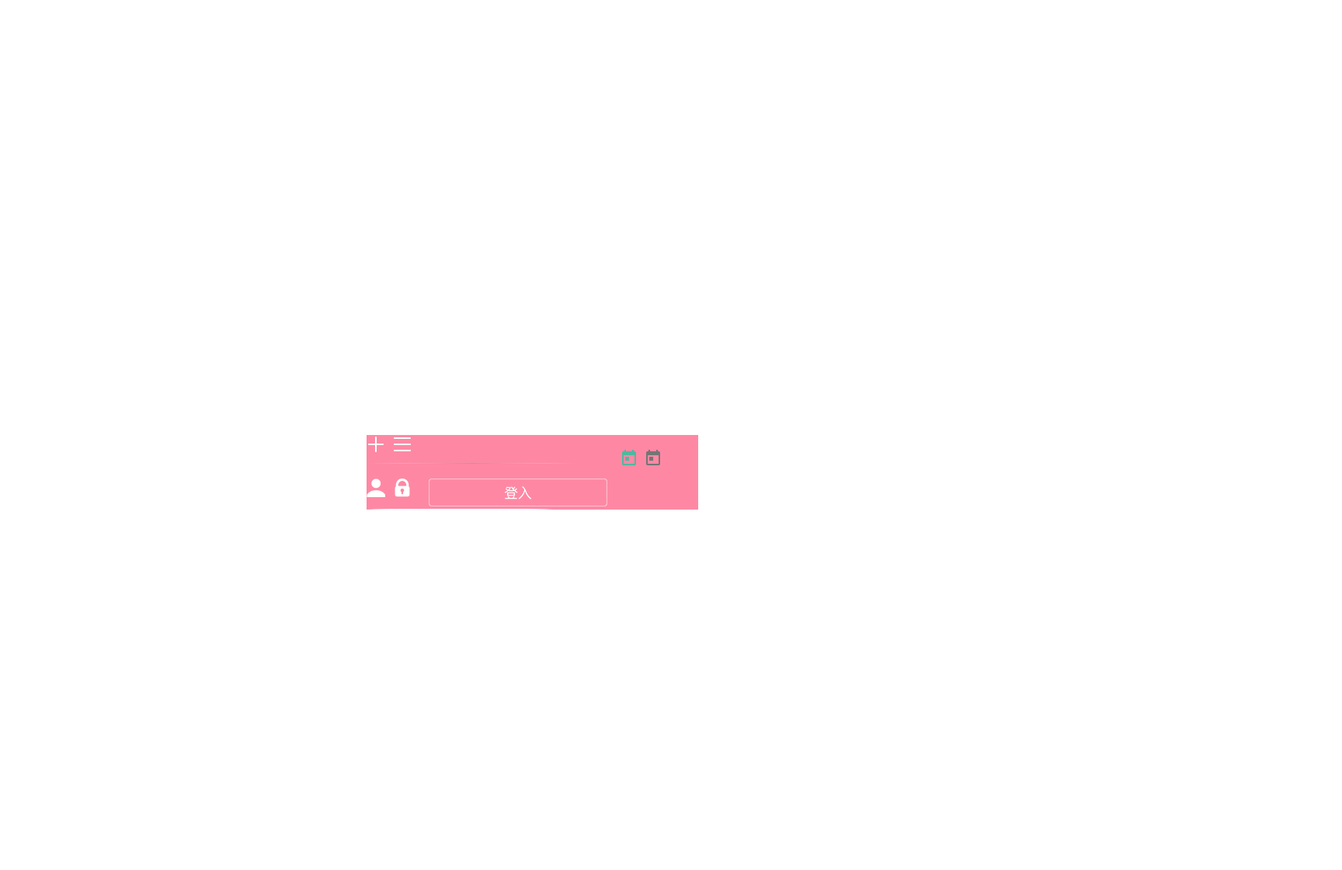
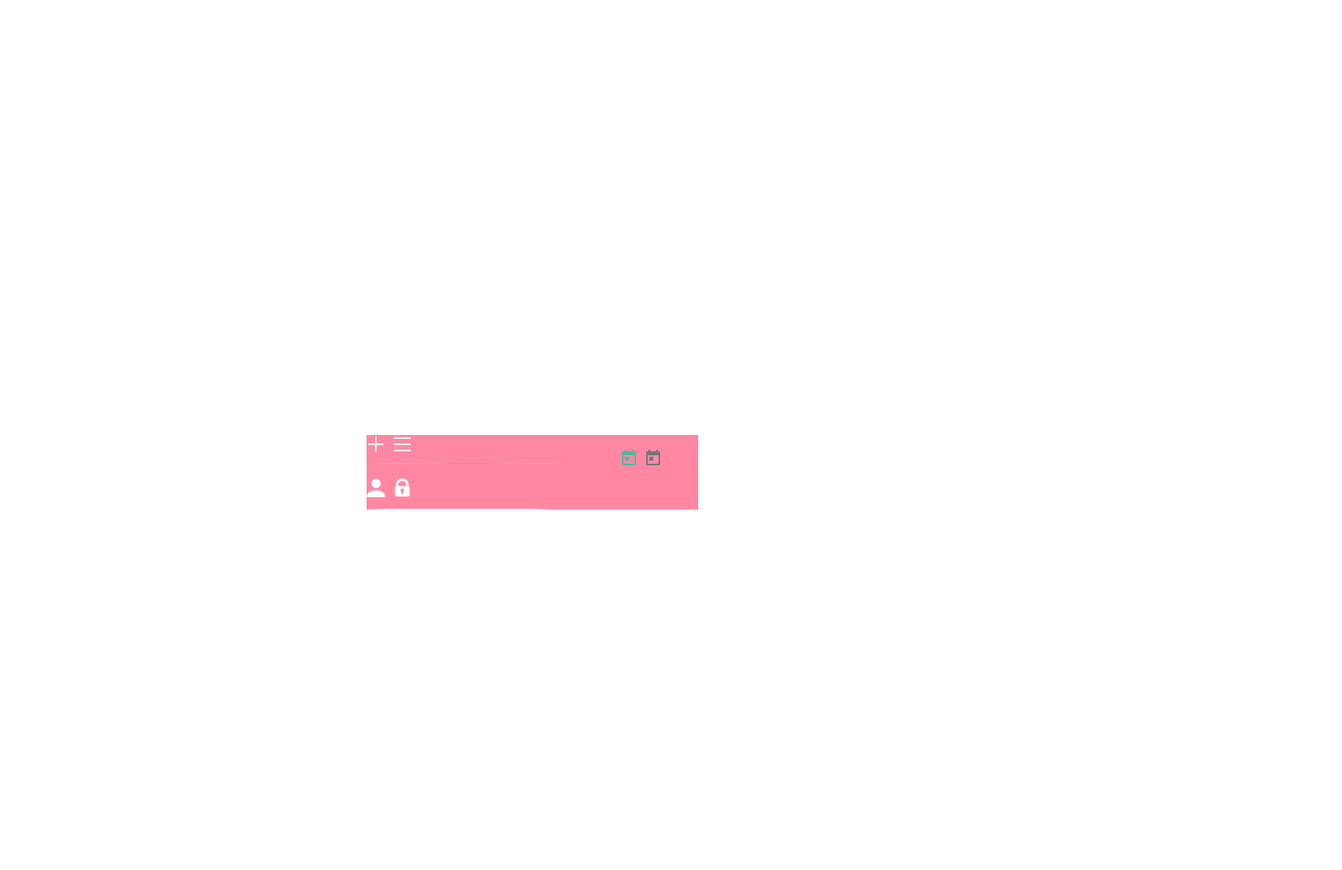
Layered file, before and after one edit (1342×870). Changes by layer:
removed group "Login Button" (1 layers) over 428, 478, 608, 507
removed layer "B" from group "Login Button" over 428, 478, 608, 507
